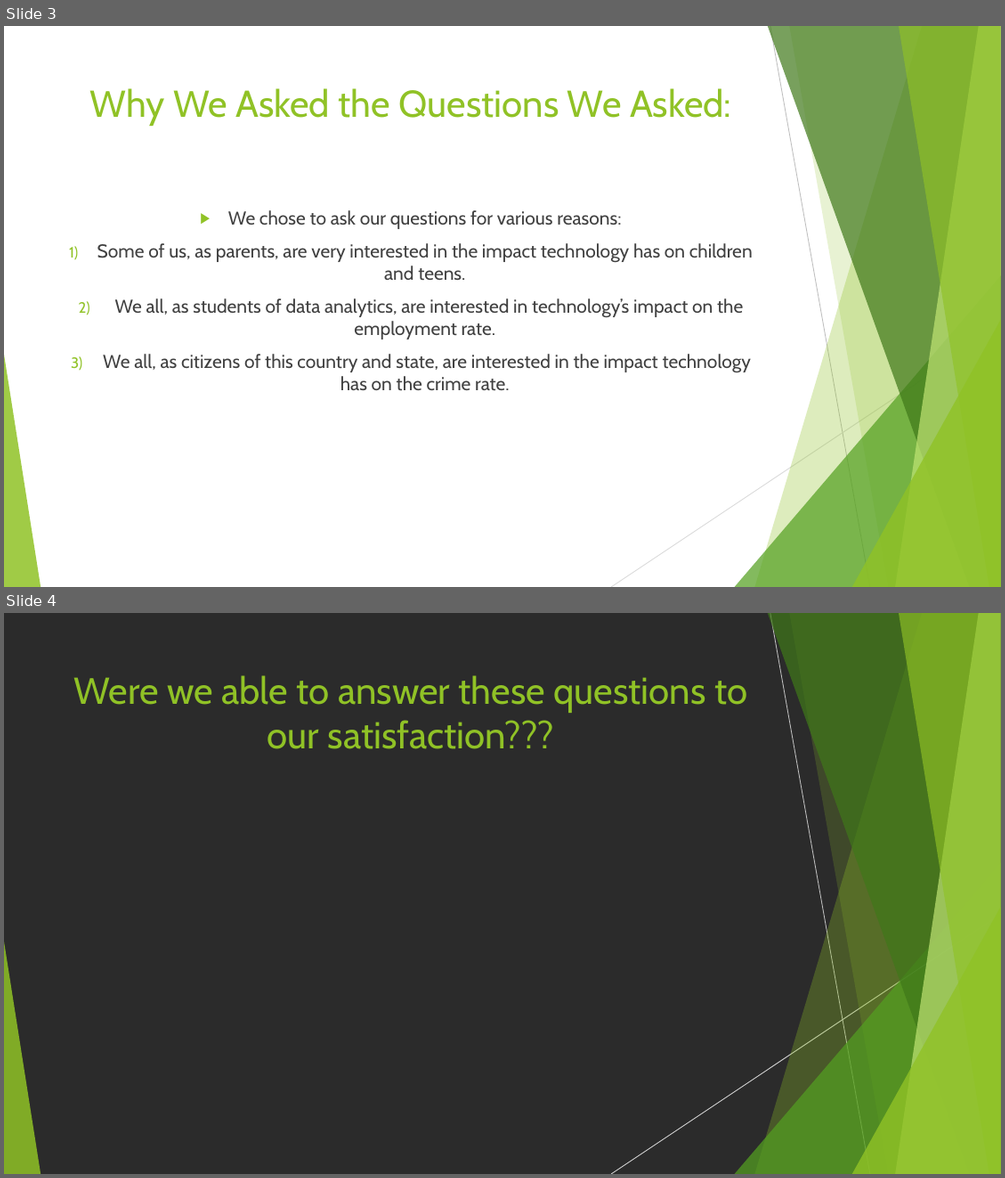
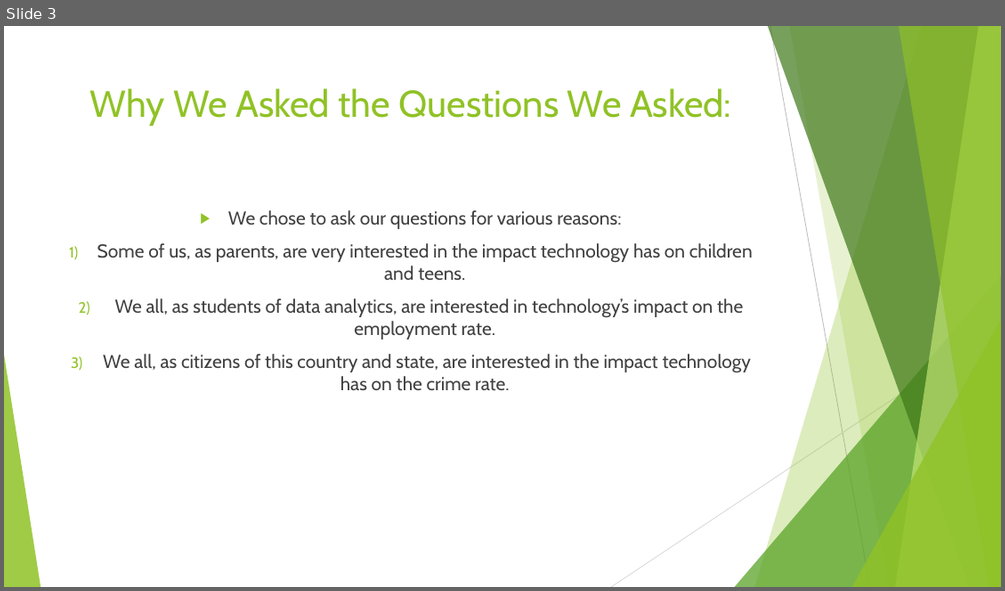
Before and after one commit to gpasley/uncc-group4-project1, a slide deck: The Technology that Changed the World.pptx. Shown one above the other, each under a label of ours: slides 3 and 4 before the commit, slide 3 after it. The pictures are 1005x1178 and 1005x591 pixels, drawn with LibreOffice and Linux fonts; fonts in the diff are those of the drawing; background and template pictures are left out; a plain dark background stands for a picture behind light text. Boxes give left, top, right and bottom in pixels: in the first picture for what was removed or moved away, otherwise in the second. Text is boxed around its words. In the diff, an @@ line names an element or a change of style, - is before the commit and + after.

```diff
--- a/The Technology that Changed the World.pptx
+++ b/The Technology that Changed the World.pptx
@@ slide 4 removed at (4,613,1001,1174), background picture (left out); not listed: 10 template elements that a slide beside it also shows @@
@@ title removed at (74,675,747,749) @@
-Were we able to answer these questions to our satisfaction???
```
Also in this commit, not shown: 5 slides added.
